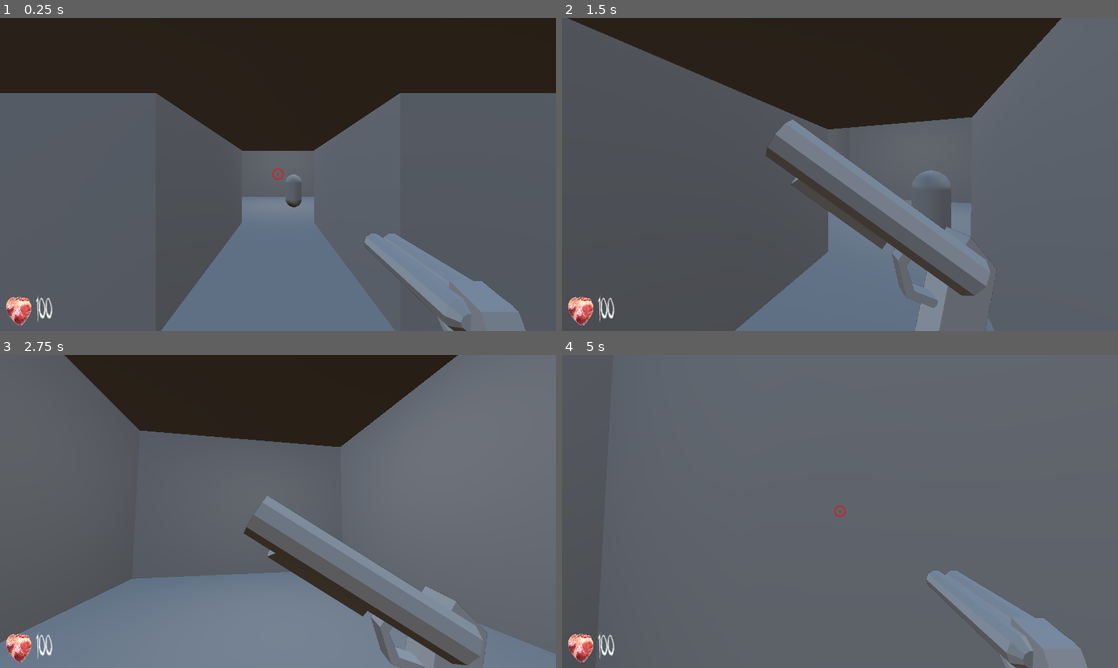
Above: before the commit, frames 1-4 (two rows, left to right).
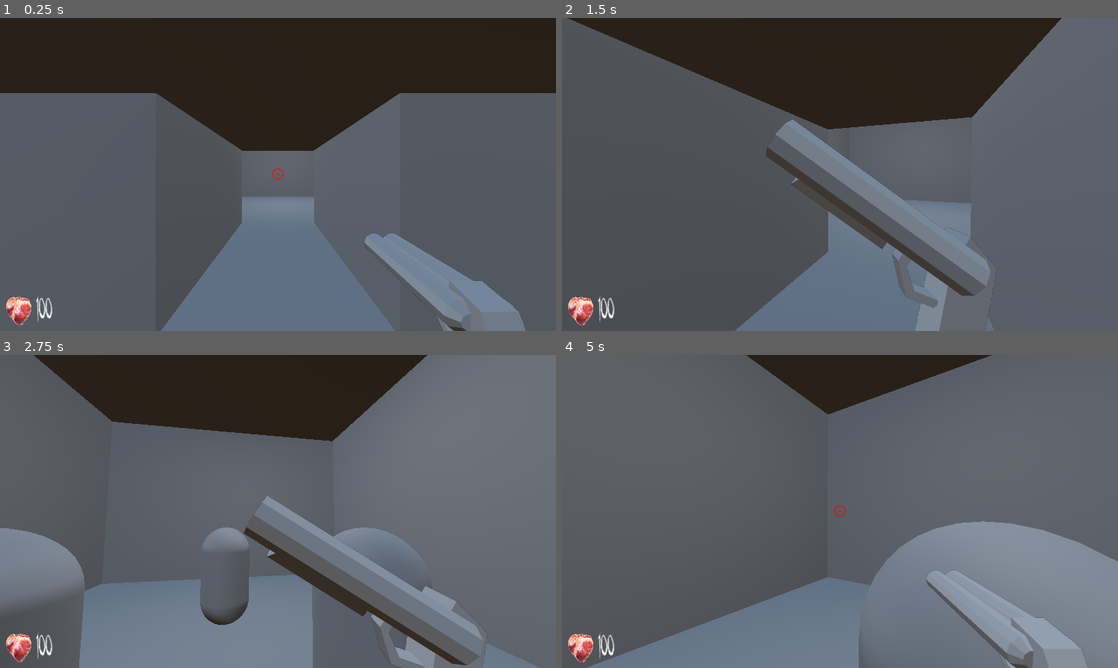
Above: after the commit, the same moments.

Repository: snowthebunny/IgorEngine
Game: Godot game, scene res://scenes/map_test.tscn
Two runs of this game, one before a commit and one after it. Both use one fixed random seed, a clock stepped at 60 frames per second and the inputs below. The project has no main scene, so this scene is started directly.
Inputs (mouse positions are in pixels of both pictures, inside the frame that each line leads up to):
- Up to frame 1 (0.25 s): no input
- Up to frame 2 (1.5 s): move the mouse to (867, 174) at 0.52 s; hold W (forward) from 0.53 s (still down); click (867, 174) at 0.6 s; move the mouse to (812, 174) at 1.27 s; click (812, 174) at 1.35 s
- Up to frame 3 (2.75 s): keep holding W (forward); move the mouse to (289, 505) at 2.02 s; click (289, 505) at 2.1 s
- Up to frame 4 (5 s): keep holding W (forward); move the mouse to (834, 517) at 2.77 s; click (834, 517) at 2.85 s; move the mouse to (878, 514) at 3.52 s; click (878, 514) at 3.6 s; move the mouse to (795, 508) at 4.27 s; click (795, 508) at 4.35 s

The runs differ from the first frame. In frame 1, 0.2% of the frame differs, in the area x 1-55%, y 50-98%; in frame 2, 0.6%; in frame 3, 13%; in frame 4, 26%, in the area x 1-100%, y 0-100%.

Commit message:
update 1: enemy spawners and shit

Diff:
--- a/project.godot
+++ b/project.godot
@@ -66,5 +66,4 @@
 
 [rendering]
 
-renderer/rendering_method="mobile"
 renderer/rendering_method.mobile="gl_compatibility"
--- a/scenes/map_test.tscn
+++ b/scenes/map_test.tscn
@@ -1,7 +1,7 @@
 [gd_scene load_steps=7 format=3 uid="uid://r7bpe4gx4xtv"]
 
 [ext_resource type="PackedScene" uid="uid://cqpjnlca4lyhp" path="res://scenes/objs/player_character.tscn" id="1_ka3ho"]
-[ext_resource type="PackedScene" uid="uid://sox4pfa4x0rc" path="res://scenes/objs/enemy.tscn" id="2_dxu8a"]
+[ext_resource type="Script" path="res://scripts/EnemySpawner.gd" id="2_uvnxg"]
 
 [sub_resource type="ProceduralSkyMaterial" id="ProceduralSkyMaterial_fjq8d"]
 sky_horizon_color = Color(0.64625, 0.65575, 0.67075, 1)
@@ -29,71 +29,80 @@
 [node name="WorldEnvironment" type="WorldEnvironment" parent="."]
 environment = SubResource("Environment_3p0sa")
 
-[node name="NavigationRegion3D" type="NavigationRegion3D" parent="."]
+[node name="NavRegion" type="NavigationRegion3D" parent="."]
 navigation_mesh = SubResource("NavigationMesh_exu4s")
 
-[node name="CSGCombiner3D" type="CSGCombiner3D" parent="NavigationRegion3D"]
+[node name="CSGCombiner3D" type="CSGCombiner3D" parent="NavRegion"]
 transform = Transform3D(1, 0, 0, 0, 1, 0, 0, 0, 1, 0, -0.5, 0)
 use_collision = true
 
-[node name="CSGBox3D" type="CSGBox3D" parent="NavigationRegion3D/CSGCombiner3D"]
+[node name="CSGBox3D" type="CSGBox3D" parent="NavRegion/CSGCombiner3D"]
 size = Vector3(9, 1, 5)
 
-[node name="CSGBox3D8" type="CSGBox3D" parent="NavigationRegion3D/CSGCombiner3D"]
+[node name="CSGBox3D8" type="CSGBox3D" parent="NavRegion/CSGCombiner3D"]
 transform = Transform3D(1, 0, 0, 0, 1, 0, 0, 0, 1, 0, 0, -5.5)
 size = Vector3(3, 1, 6)
 
-[node name="CSGBox3D11" type="CSGBox3D" parent="NavigationRegion3D/CSGCombiner3D"]
+[node name="CSGBox3D11" type="CSGBox3D" parent="NavRegion/CSGCombiner3D"]
 transform = Transform3D(1, 0, 0, 0, 1, 0, 0, 0, 1, 0, 0, -14)
 size = Vector3(11, 1, 11)
 
-[node name="CSGBox3D13" type="CSGBox3D" parent="NavigationRegion3D/CSGCombiner3D"]
+[node name="CSGBox3D13" type="CSGBox3D" parent="NavRegion/CSGCombiner3D"]
 transform = Transform3D(1, 0, 0, 0, 1, 0, 0, 0, 1, 0.5, 7, -13.5)
 size = Vector3(12, 1, 12)
 
-[node name="SpotLight3D" type="SpotLight3D" parent="NavigationRegion3D/CSGCombiner3D/CSGBox3D13"]
+[node name="SpotLight3D" type="SpotLight3D" parent="NavRegion/CSGCombiner3D/CSGBox3D13"]
 transform = Transform3D(1, 0, 0, 0, -4.37114e-08, 1, 0, -1, -4.37114e-08, 0, -0.3, 0)
 layers = 524289
 spot_range = 10.0
 spot_angle = 89.99
 
-[node name="CSGBox3D6" type="CSGBox3D" parent="NavigationRegion3D/CSGCombiner3D"]
+[node name="CSGBox3D6" type="CSGBox3D" parent="NavRegion/CSGCombiner3D"]
 transform = Transform3D(1, 0, 0, 0, 1, 0, 0, 0, 1, 0, 5, -2.5)
 size = Vector3(11, 3, 12)
 
-[node name="CSGBox3D2" type="CSGBox3D" parent="NavigationRegion3D/CSGCombiner3D"]
+[node name="CSGBox3D2" type="CSGBox3D" parent="NavRegion/CSGCombiner3D"]
 transform = Transform3D(1, 0, 0, 0, 1, 0, 0, 0, 1, 5, 2, 0)
 size = Vector3(1, 3, 5)
 
-[node name="CSGBox3D9" type="CSGBox3D" parent="NavigationRegion3D/CSGCombiner3D"]
+[node name="CSGBox3D9" type="CSGBox3D" parent="NavRegion/CSGCombiner3D"]
 transform = Transform3D(1, 0, 0, 0, 1, 0, 0, 0, 1, 5, 3.5, -13.5)
 size = Vector3(1, 6, 10)
 
-[node name="CSGBox3D10" type="CSGBox3D" parent="NavigationRegion3D/CSGCombiner3D"]
+[node name="CSGBox3D10" type="CSGBox3D" parent="NavRegion/CSGCombiner3D"]
 transform = Transform3D(1, 0, 0, 0, 1, 0, 0, 0, 1, -5, 3.5, -13.5)
 size = Vector3(1, 6, 10)
 
-[node name="CSGBox3D3" type="CSGBox3D" parent="NavigationRegion3D/CSGCombiner3D"]
+[node name="CSGBox3D3" type="CSGBox3D" parent="NavRegion/CSGCombiner3D"]
 transform = Transform3D(-1, 0, 8.74228e-08, 0, 1, 0, -8.74228e-08, 0, -1, -5, 2, 0)
 size = Vector3(1, 3, 5)
 
-[node name="CSGBox3D4" type="CSGBox3D" parent="NavigationRegion3D/CSGCombiner3D"]
+[node name="CSGBox3D4" type="CSGBox3D" parent="NavRegion/CSGCombiner3D"]
 transform = Transform3D(-4.37114e-08, 0, -1, 0, 1, 0, 1, 0, -4.37114e-08, -1.19209e-07, 2, 3)
 size = Vector3(1, 3, 9)
 
-[node name="CSGBox3D12" type="CSGBox3D" parent="NavigationRegion3D/CSGCombiner3D"]
+[node name="CSGBox3D12" type="CSGBox3D" parent="NavRegion/CSGCombiner3D"]
 transform = Transform3D(-4.37114e-08, 0, -1, 0, 1, 0, 1, 0, -4.37114e-08, -1.19209e-07, 3.5, -19)
 size = Vector3(1, 6, 9)
 
-[node name="CSGBox3D5" type="CSGBox3D" parent="NavigationRegion3D/CSGCombiner3D"]
+[node name="CSGBox3D5" type="CSGBox3D" parent="NavRegion/CSGCombiner3D"]
 transform = Transform3D(1.31134e-07, 0, 1, 0, 1, 0, -1, 0, 1.31134e-07, 3, 2, -5.5)
 size = Vector3(6, 3, 3)
 
-[node name="CSGBox3D7" type="CSGBox3D" parent="NavigationRegion3D/CSGCombiner3D"]
+[node name="CSGBox3D7" type="CSGBox3D" parent="NavRegion/CSGCombiner3D"]
 transform = Transform3D(1.31134e-07, 0, 1, 0, 1, 0, -1, 0, 1.31134e-07, -3, 2, -5.5)
 size = Vector3(6, 3, 3)
 
 [node name="PlayerCharacter" parent="." instance=ExtResource("1_ka3ho")]
 
-[node name="Enemy" parent="." instance=ExtResource("2_dxu8a")]
-transform = Transform3D(1, 0, 0, 0, 1, 0, 0, 0, 1, 1, 0, -13)
+[node name="EnemySpawner" type="Node3D" parent="."]
+transform = Transform3D(1, 0, 0, 0, 1, 0, 0, 0, 1, 0, 0, -16)
+script = ExtResource("2_uvnxg")
+
+[node name="EnemySpawner2" type="Node3D" parent="."]
+transform = Transform3D(1, 0, 0, 0, 1, 0, 0, 0, 1, -2, 0, -13)
+script = ExtResource("2_uvnxg")
+
+[node name="EnemySpawner3" type="Node3D" parent="."]
+transform = Transform3D(1, 0, 0, 0, 1, 0, 0, 0, 1, 2, 0, -13)
+script = ExtResource("2_uvnxg")
--- a/scenes/objs/enemy.tscn
+++ b/scenes/objs/enemy.tscn
@@ -1,10 +1,71 @@
-[gd_scene load_steps=4 format=3 uid="uid://sox4pfa4x0rc"]
+[gd_scene load_steps=7 format=3 uid="uid://sox4pfa4x0rc"]
 
 [ext_resource type="Script" path="res://scripts/Enemy.gd" id="1_4ctfs"]
 
 [sub_resource type="CapsuleShape3D" id="CapsuleShape3D_33p0i"]
 
 [sub_resource type="CapsuleMesh" id="CapsuleMesh_2re0b"]
+
+[sub_resource type="Animation" id="Animation_ldxyu"]
+length = 0.001
+tracks/0/type = "value"
+tracks/0/imported = false
+tracks/0/enabled = true
+tracks/0/path = NodePath("MeshInstance3D:position")
+tracks/0/interp = 1
+tracks/0/loop_wrap = true
+tracks/0/keys = {
+"times": PackedFloat32Array(0),
+"transitions": PackedFloat32Array(1),
+"update": 0,
+"values": [Vector3(0, 1, 0)]
+}
+tracks/1/type = "value"
+tracks/1/imported = false
+tracks/1/enabled = true
+tracks/1/path = NodePath("MeshInstance3D:rotation")
+tracks/1/interp = 1
+tracks/1/loop_wrap = true
+tracks/1/keys = {
+"times": PackedFloat32Array(0),
+"transitions": PackedFloat32Array(1),
+"update": 0,
+"values": [Vector3(0, 0, 0)]
+}
+
+[sub_resource type="Animation" id="Animation_rqmb3"]
+resource_name = "dead"
+length = 0.3
+tracks/0/type = "value"
+tracks/0/imported = false
+tracks/0/enabled = true
+tracks/0/path = NodePath("MeshInstance3D:position")
+tracks/0/interp = 2
+tracks/0/loop_wrap = true
+tracks/0/keys = {
+"times": PackedFloat32Array(0, 0.3),
+"transitions": PackedFloat32Array(1, 1),
+"update": 0,
+"values": [Vector3(0, 1, 0), Vector3(0, 0.4, 1)]
+}
+tracks/1/type = "value"
+tracks/1/imported = false
+tracks/1/enabled = true
+tracks/1/path = NodePath("MeshInstance3D:rotation")
+tracks/1/interp = 2
+tracks/1/loop_wrap = true
+tracks/1/keys = {
+"times": PackedFloat32Array(0, 0.3),
+"transitions": PackedFloat32Array(1, 1),
+"update": 0,
+"values": [Vector3(0, 0, 0), Vector3(1.5708, 0, 0)]
+}
+
+[sub_resource type="AnimationLibrary" id="AnimationLibrary_fsa50"]
+_data = {
+"RESET": SubResource("Animation_ldxyu"),
+"dead": SubResource("Animation_rqmb3")
+}
 
 [node name="Enemy" type="CharacterBody3D" groups=["enemies"]]
 script = ExtResource("1_4ctfs")
@@ -16,3 +77,11 @@
 [node name="MeshInstance3D" type="MeshInstance3D" parent="."]
 transform = Transform3D(1, 0, 0, 0, 1, 0, 0, 0, 1, 0, 1, 0)
 mesh = SubResource("CapsuleMesh_2re0b")
+
+[node name="HurtAudio" type="AudioStreamPlayer3D" parent="."]
+
+[node name="AnimationPlayer" type="AnimationPlayer" parent="."]
+libraries = {
+"": SubResource("AnimationLibrary_fsa50")
+}
+autoplay = "RESET"
--- a/scenes/objs/gun_holder.tscn
+++ b/scenes/objs/gun_holder.tscn
@@ -5,6 +5,33 @@
 [ext_resource type="AudioStream" uid="uid://dii88xqna23cu" path="res://audio/sounds/shotgun shoot.ogg" id="3_oq24y"]
 [ext_resource type="AudioStream" uid="uid://bhacufmuh5u7b" path="res://audio/sounds/shotgun reload.ogg" id="4_188m7"]
 
+[sub_resource type="Animation" id="Animation_wdgq3"]
+length = 0.001
+tracks/0/type = "value"
+tracks/0/imported = false
+tracks/0/enabled = true
+tracks/0/path = NodePath("Guns/Shotgun:position")
+tracks/0/interp = 1
+tracks/0/loop_wrap = true
+tracks/0/keys = {
+"times": PackedFloat32Array(0),
+"transitions": PackedFloat32Array(1),
+"update": 0,
+"values": [Vector3(1.455, -1.58, -2)]
+}
+tracks/1/type = "value"
+tracks/1/imported = false
+tracks/1/enabled = true
+tracks/1/path = NodePath("Guns/Shotgun:rotation")
+tracks/1/interp = 1
+tracks/1/loop_wrap = true
+tracks/1/keys = {
+"times": PackedFloat32Array(0),
+"transitions": PackedFloat32Array(1),
+"update": 0,
+"values": [Vector3(0, 0, 0)]
+}
+
 [sub_resource type="Animation" id="Animation_jraln"]
 resource_name = "shotgun_idle"
 length = 2.0
@@ -34,31 +61,46 @@
 "values": [Vector3(0, 0, 0), Vector3(0.139626, 0, 0), Vector3(0, 0, 0), Vector3(-0.139626, 0, 0), Vector3(0, 0, 0)]
 }
 
-[sub_resource type="Animation" id="Animation_wdgq3"]
-length = 0.001
-tracks/0/type = "value"
-tracks/0/imported = false
-tracks/0/enabled = true
-tracks/0/path = NodePath("Guns/Shotgun:position")
-tracks/0/interp = 1
-tracks/0/loop_wrap = true
-tracks/0/keys = {
-"times": PackedFloat32Array(0),
-"transitions": PackedFloat32Array(1),
-"update": 0,
-"values": [Vector3(1.455, -1.58, -2)]
-}
-tracks/1/type = "value"
-tracks/1/imported = false
-tracks/1/enabled = true
-tracks/1/path = NodePath("Guns/Shotgun:rotation")
-tracks/1/interp = 1
-tracks/1/loop_wrap = true
-tracks/1/keys = {
-"times": PackedFloat32Array(0),
-"transitions": PackedFloat32Array(1),
-"update": 0,
-"values": [Vector3(0, 0, 0)]
+[sub_resource type="Animation" id="Animation_1h58b"]
+resource_name = "shotgun_reload"
+step = 0.05
+tracks/0/type = "value"
+tracks/0/imported = false
+tracks/0/enabled = true
+tracks/0/path = NodePath("Guns/Shotgun:position")
+tracks/0/interp = 1
+tracks/0/loop_wrap = true
+tracks/0/keys = {
+"times": PackedFloat32Array(0, 0.2, 0.35, 0.5, 0.65, 0.85, 1),
+"transitions": PackedFloat32Array(1, 1, 1, 1, 1, 1, 1),
+"update": 0,
+"values": [Vector3(1.455, -1.58, -2), Vector3(0, -0.815, -1.305), Vector3(0.285, -1.01, -1.305), Vector3(0.285, -1.01, -1.305), Vector3(0, -0.815, -1.305), Vector3(0, -0.815, -1.305), Vector3(1.455, -1.58, -2)]
+}
+tracks/1/type = "value"
+tracks/1/imported = false
+tracks/1/enabled = true
+tracks/1/path = NodePath("Guns/Shotgun:rotation")
+tracks/1/interp = 2
+tracks/1/loop_wrap = true
+tracks/1/keys = {
+"times": PackedFloat32Array(0, 0.15, 0.3, 0.4, 0.5, 0.6, 0.7, 0.85, 1),
+"transitions": PackedFloat32Array(1, 1, 1, 1, 1, 1, 1, 1, 1),
+"update": 0,
+"values": [Vector3(0, 0, 0), Vector3(0.584685, 1.5708, 0), Vector3(0.443314, 1.5708, 0), Vector3(0.558505, 1.5708, 0), Vector3(0.558505, 1.5708, 0), Vector3(0.443314, 1.5708, 0), Vector3(0.584685, 1.5708, 0), Vector3(0.584685, 1.5708, 0), Vector3(0, 0, 0)]
+}
+tracks/2/type = "method"
+tracks/2/imported = false
+tracks/2/enabled = true
+tracks/2/path = NodePath("Guns/Shotgun/ReloadAudio")
+tracks/2/interp = 1
+tracks/2/loop_wrap = true
+tracks/2/keys = {
+"times": PackedFloat32Array(0.3),
+"transitions": PackedFloat32Array(1),
+"values": [{
+"args": [0.0],
+"method": &"play"
+}]
 }
 
 [sub_resource type="Animation" id="Animation_oaoxi"]
@@ -104,48 +146,6 @@
 }]
 }
 
-[sub_resource type="Animation" id="Animation_1h58b"]
-resource_name = "shotgun_reload"
-step = 0.05
-tracks/0/type = "value"
-tracks/0/imported = false
-tracks/0/enabled = true
-tracks/0/path = NodePath("Guns/Shotgun:position")
-tracks/0/interp = 1
-tracks/0/loop_wrap = true
-tracks/0/keys = {
-"times": PackedFloat32Array(0, 0.2, 0.35, 0.5, 0.65, 0.85, 1),
-"transitions": PackedFloat32Array(1, 1, 1, 1, 1, 1, 1),
-"update": 0,
-"values": [Vector3(1.455, -1.58, -2), Vector3(0, -0.815, -1.305), Vector3(0.285, -1.01, -1.305), Vector3(0.285, -1.01, -1.305), Vector3(0, -0.815, -1.305), Vector3(0, -0.815, -1.305), Vector3(1.455, -1.58, -2)]
-}
-tracks/1/type = "value"
-tracks/1/imported = false
-tracks/1/enabled = true
-tracks/1/path = NodePath("Guns/Shotgun:rotation")
-tracks/1/interp = 2
-tracks/1/loop_wrap = true
-tracks/1/keys = {
-"times": PackedFloat32Array(0, 0.15, 0.3, 0.4, 0.5, 0.6, 0.7, 0.85, 1),
-"transitions": PackedFloat32Array(1, 1, 1, 1, 1, 1, 1, 1, 1),
-"update": 0,
-"values": [Vector3(0, 0, 0), Vector3(0.584685, 1.5708, 0), Vector3(0.443314, 1.5708, 0), Vector3(0.558505, 1.5708, 0), Vector3(0.558505, 1.5708, 0), Vector3(0.443314, 1.5708, 0), Vector3(0.584685, 1.5708, 0), Vector3(0.584685, 1.5708, 0), Vector3(0, 0, 0)]
-}
-tracks/2/type = "method"
-tracks/2/imported = false
-tracks/2/enabled = true
-tracks/2/path = NodePath("Guns/Shotgun/ReloadAudio")
-tracks/2/interp = 1
-tracks/2/loop_wrap = true
-tracks/2/keys = {
-"times": PackedFloat32Array(0.3),
-"transitions": PackedFloat32Array(1),
-"values": [{
-"args": [0.0],
-"method": &"play"
-}]
-}
-
 [sub_resource type="AnimationLibrary" id="AnimationLibrary_vysj6"]
 _data = {
 "RESET": SubResource("Animation_wdgq3"),
--- a/scenes/objs/target.tscn
+++ /dev/null
@@ -1,29 +0,0 @@
-[gd_scene load_steps=4 format=3 uid="uid://0fovgrkwnjmp"]
-
-[sub_resource type="GDScript" id="GDScript_hi2sh"]
-script/source = "extends RigidBody3D
-class_name Enemy
-signal shot()
-
-func _on_shot():
-	freeze = false
-	apply_central_impulse(-((transform.basis * Vector3(0,-1,0)) * 4))
-"
-
-[sub_resource type="CylinderShape3D" id="CylinderShape3D_xk4au"]
-height = 0.05
-radius = 1.0
-
-[sub_resource type="TorusMesh" id="TorusMesh_fbyui"]
-
-[node name="Target" type="RigidBody3D" groups=["enemies"]]
-freeze = true
-script = SubResource("GDScript_hi2sh")
-
-[node name="CollisionShape3D" type="CollisionShape3D" parent="."]
-shape = SubResource("CylinderShape3D_xk4au")
-
-[node name="MeshInstance3D" type="MeshInstance3D" parent="."]
-mesh = SubResource("TorusMesh_fbyui")
-
-[connection signal="shot" from="." to="." method="_on_shot"]
--- a/scenes/objs/user_interface.tscn
+++ b/scenes/objs/user_interface.tscn
@@ -74,6 +74,7 @@
 position = Vector2(44, 675)
 scale = Vector2(0.25, 0.25)
 sprite_frames = SubResource("SpriteFrames_2sexm")
+autoplay = "default"
 frame_progress = 0.354806
 
 [node name="HealthLabel" type="Label" parent="CanvasLayer"]
--- a/scripts/Enemy.gd
+++ b/scripts/Enemy.gd
@@ -1,11 +1,22 @@
 extends CharacterBody3D
 class_name Enemy
 
+@onready var hurt_streams:Array = [
+	preload("res://audio/sounds/enemies/example hurt1.ogg"),
+	preload("res://audio/sounds/enemies/example hurt2.ogg"),
+	preload("res://audio/sounds/enemies/example hurt3.ogg")
+]
+@onready var hurt_audio = $HurtAudio
 @onready var nav_agent:NavigationAgent3D = NavigationAgent3D.new()
 @export var health:int = 3
 @export var speed:int = 2
+@onready var animation_player = $AnimationPlayer
+@onready var collision = $Collision
 
 var gravity:float = ProjectSettings.get_setting("physics/3d/default_gravity", 9.87)
+var dead = false
+var last_stream_index = 0
+
 signal shot
 
 func _ready():
@@ -13,6 +24,14 @@
 	add_child(nav_agent)
 
 func _physics_process(delta):
+	if not is_on_floor():
+		velocity.y -= (gravity * delta)
+
+	if dead:
+		velocity = Vector3.ZERO
+		collision.disabled = true
+		return
+
 	await get_tree().physics_frame
 	nav_agent.set_target_position(Global.player.global_position)
 	var next = nav_agent.get_next_path_position()
@@ -21,18 +40,21 @@
 	velocity.x = (direction.x * speed)
 	velocity.z = (direction.z * speed)
 
-	if not is_on_floor():
-		velocity.y -= (gravity * delta)
 	move_and_slide()
 
+func _process(_delta):
+	pass
+
 func _on_shot():
+	var select = randi_range(0, (len(hurt_streams) - 1))
+
+	while last_stream_index == select:
+		select = randi_range(0, (len(hurt_streams) - 1))
+
+	hurt_audio.stream = hurt_streams[select]
+	hurt_audio.play()
 	if health > 0:
 		health -= 1
 	elif health <= 0:
-		queue_free()
-
-func push_back(push_basis:Basis):
-	var dir = (push_basis * Vector3(0,0,-1)).normalized()
-	velocity.x = dir.x
-	velocity.z = dir.z
-	pass
+		animation_player.play("dead")
+		dead = true
--- /dev/null
+++ b/scripts/EnemySpawner.gd
@@ -0,0 +1,26 @@
+extends Node3D
+class_name EnemySpawner
+
+var timer:Timer
+var enemy = preload("res://scenes/objs/enemy.tscn")
+var enemies:Node3D
+
+func _ready():
+	if get_tree().current_scene.get_node_or_null("Enemies") == null:
+		enemies = Node3D.new()
+		get_tree().current_scene.add_child.call_deferred(enemies)
+	else:
+		enemies = get_tree().current_scene.get_node("Enemies")
+
+	timer = Timer.new()
+	timer.connect("timeout", _spawn_enemy)
+	timer.wait_time = 2
+	add_child(timer)
+	timer.start()
+
+
+func _spawn_enemy():
+	if enemies.get_child_count() == 0:
+		var en = enemy.instantiate()
+		en.position = position
+		enemies.add_child(en)
--- a/scripts/gun_holder.gd
+++ b/scripts/gun_holder.gd
@@ -25,7 +25,8 @@
 		animation_player.play(Global.current_gun + "_idle")
 
 func shoot():
-	if can_shoot:
+	if can_shoot and Global.ammo[Global.current_gun_index] > 0 \
+	and animation_player.current_animation.ends_with("idle"):
 		if shoot_ray.is_colliding():
 			var col = shoot_ray.get_collider()
 			if col.is_in_group("enemies"):
Not shown, added: audio/sounds/enemies/example hurt1.ogg.import
Not shown, added: audio/sounds/enemies/example hurt2.ogg.import
Not shown, added: audio/sounds/enemies/example hurt3.ogg.import
Not shown, added: audio/sounds/enemies/example hurt1.ogg
Not shown, added: audio/sounds/enemies/example hurt2.ogg
Not shown, added: audio/sounds/enemies/example hurt3.ogg
